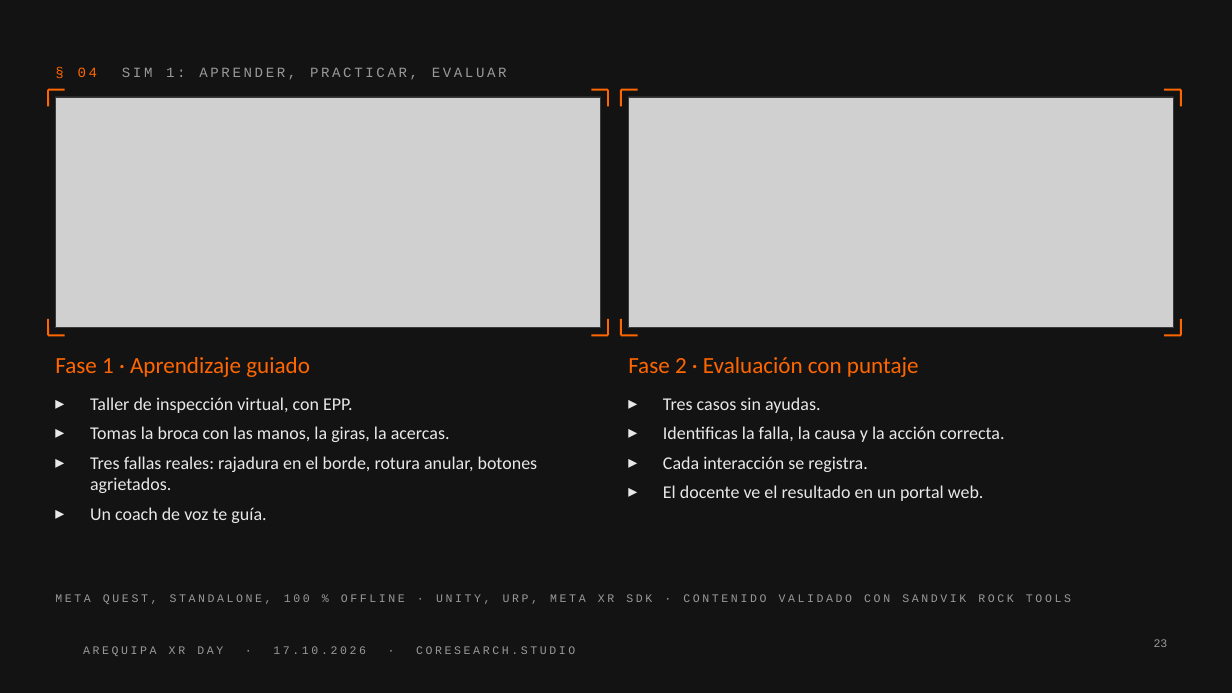
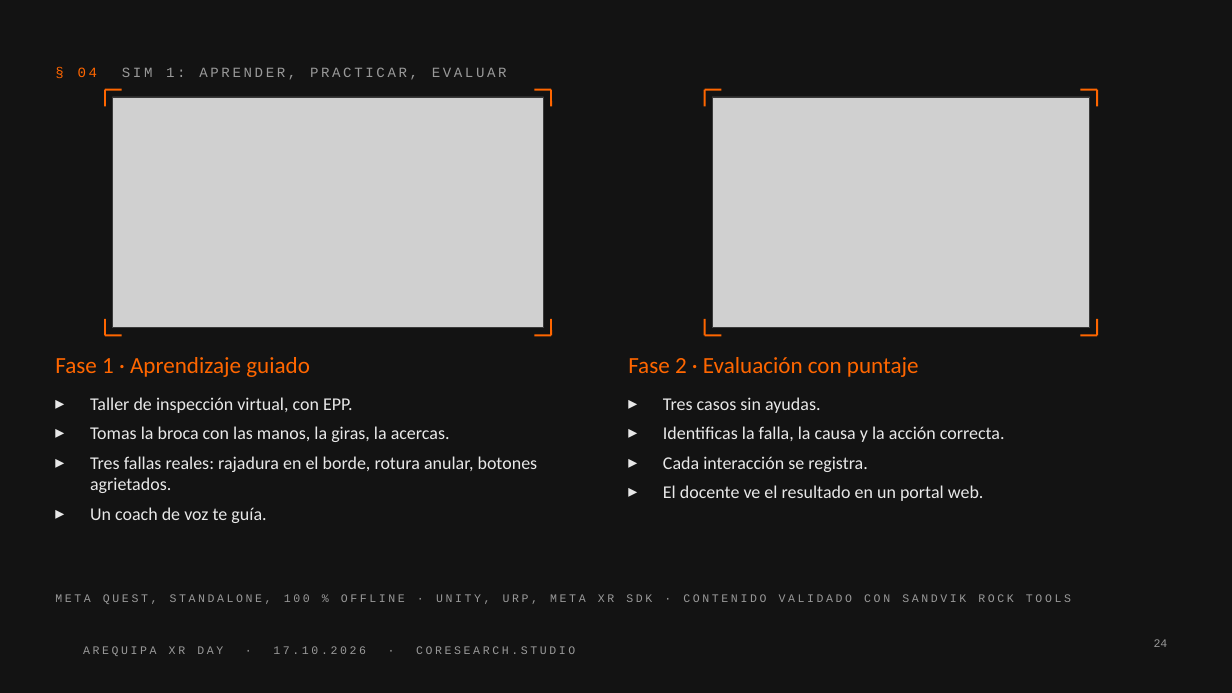
Before and after one commit to Me7aBen/gdg-codelabs, a slide deck: slide 24 of unity-seis-industrias.pptx (slide 23 before the commit). Drawn at 1232x693 pixels with LibreOffice and Linux fonts; fonts in the diff are those of the drawing; grey boxes stand for pictures; background and template pictures are left out. Boxes give left, top, right and bottom in pixels: in the first picture for what was removed or moved away, otherwise in the second. Text is boxed around its words. In the diff, an @@ line names an element or a change of style, - is before the commit and + after.

```diff
--- a/unity-seis-industrias.pptx
+++ b/unity-seis-industrias.pptx
@@ picture: place and size @@
-picture at box(55, 97, 601, 328)
+picture at box(113, 97, 544, 328)
@@ rectangle: place and size @@
-rectangle at box(55, 97, 601, 328)
+rectangle at box(113, 97, 544, 328)
@@ line moved from (592, 90) - (608, 90) to (534, 90) - (551, 90) @@
@@ line moved from (608, 90) - (608, 106) to (551, 90) - (551, 106) @@
@@ picture: place and size @@
-picture at box(628, 97, 1174, 328)
+picture at box(713, 97, 1091, 328)
@@ rectangle: place and size @@
-rectangle at box(628, 97, 1174, 328)
+rectangle at box(713, 97, 1091, 328)
@@ line moved from (608, 319) - (608, 335) to (551, 319) - (551, 335) @@
@@ 4 lines: place and size @@
-4 lines at box(1165, 90, 1181, 335)
+4 lines at box(1080, 90, 1097, 335)
@@ 4 lines: place and size @@
-4 lines at box(48, 90, 65, 335)
+4 lines at box(105, 90, 122, 335)
@@ line moved from (592, 335) - (608, 335) to (534, 335) - (551, 335) @@
@@ 4 lines: place and size @@
-4 lines at box(621, 90, 638, 335)
+4 lines at box(705, 90, 722, 335)
@@ page number at box(1154, 639, 1168, 647): text changed @@
-23
+24
```
Also in this commit, not shown: 6 other slides changed, 1 slide added, 20 other files.
